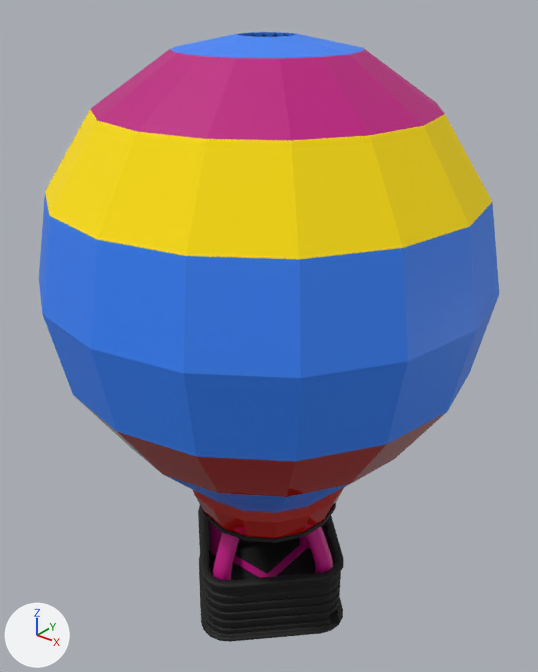
The Blender file Baluminaria_Blender/Baluminaria.blend: old version first, new version second.
Camera for both pictures: a camera (50 mm lens) standing at (172.0, -214.0, 196.0) and looking at (-2.0, 3.0, 61.0). Arrows for +X, +Y and +Z are at lower left; the lights stay in place.

The first picture shows 'Boca', 'Cesto', 'Cordas', 'Seg01', 'Seg02', 'Seg03', 'Seg04', 'Seg05', 'Seg06', 'Seg07'.
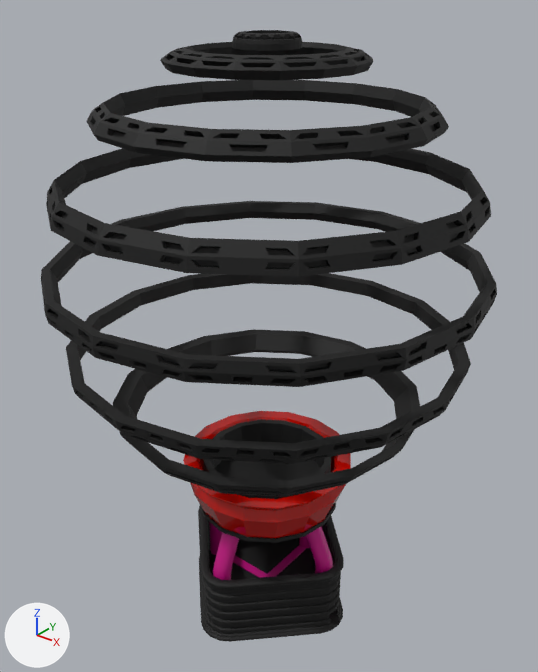
What changed in the scene script:
```text
Change ob_seg01:
    add ob_seg01.hide_set(True)  # its collection is switched off
Change ob_seg02:
    add ob_seg02.hide_set(True)  # its collection is switched off
Change ob_seg03:
    add ob_seg03.hide_set(True)  # its collection is switched off
Change ob_seg04:
    add ob_seg04.hide_set(True)  # its collection is switched off
Change ob_seg05:
    add ob_seg05.hide_set(True)  # its collection is switched off
Change ob_seg06:
    add ob_seg06.hide_set(True)  # its collection is switched off
Change ob_seg07:
    add ob_seg07.hide_set(True)  # its collection is switched off
Change ob_ring02:
    remove ob_ring02.hide_set(True)  # its collection is switched off
Change ob_ring03:
    remove ob_ring03.hide_set(True)  # its collection is switched off
Change ob_ring01:
    remove ob_ring01.hide_set(True)  # its collection is switched off
Change ob_ring04:
    remove ob_ring04.hide_set(True)  # its collection is switched off
Change ob_ring05:
    remove ob_ring05.hide_set(True)  # its collection is switched off
Change ob_ring06:
    remove ob_ring06.hide_set(True)  # its collection is switched off
Change ob_ring07:
    remove ob_ring07.hide_set(True)  # its collection is switched off
```

Boxes [x1, y1, x2, y2] around the edits, measured in the pictures (538 x 672 px):
'Seg04', hidden (blue): before [39, 194, 499, 378]
'Seg05', hidden (yellow): before [45, 109, 492, 259]
'Seg03', hidden (blue): before [43, 295, 499, 462]
'Seg06', hidden (pink): before [91, 48, 445, 140]
'Ring04', shown (black): after [46, 148, 491, 277]
'Ring03', shown (black): after [41, 201, 497, 387]
'Ring05', shown (black): after [86, 80, 449, 163]
'Ring02', shown (black): after [66, 273, 471, 464]
'Ring01', shown (black): after [113, 329, 420, 497]
'Seg02', hidden (red): before [78, 399, 445, 497]
'Ring06', shown (black): after [160, 42, 373, 80]
'Seg07', hidden (blue): before [169, 32, 364, 58]
'Seg01', hidden (blue): before [165, 475, 347, 513]
'Ring07', shown (black): after [232, 30, 302, 51]
'Soquete', unchanged, uncovered by the edit: before [199, 503, 336, 543]; after [199, 419, 336, 543]
